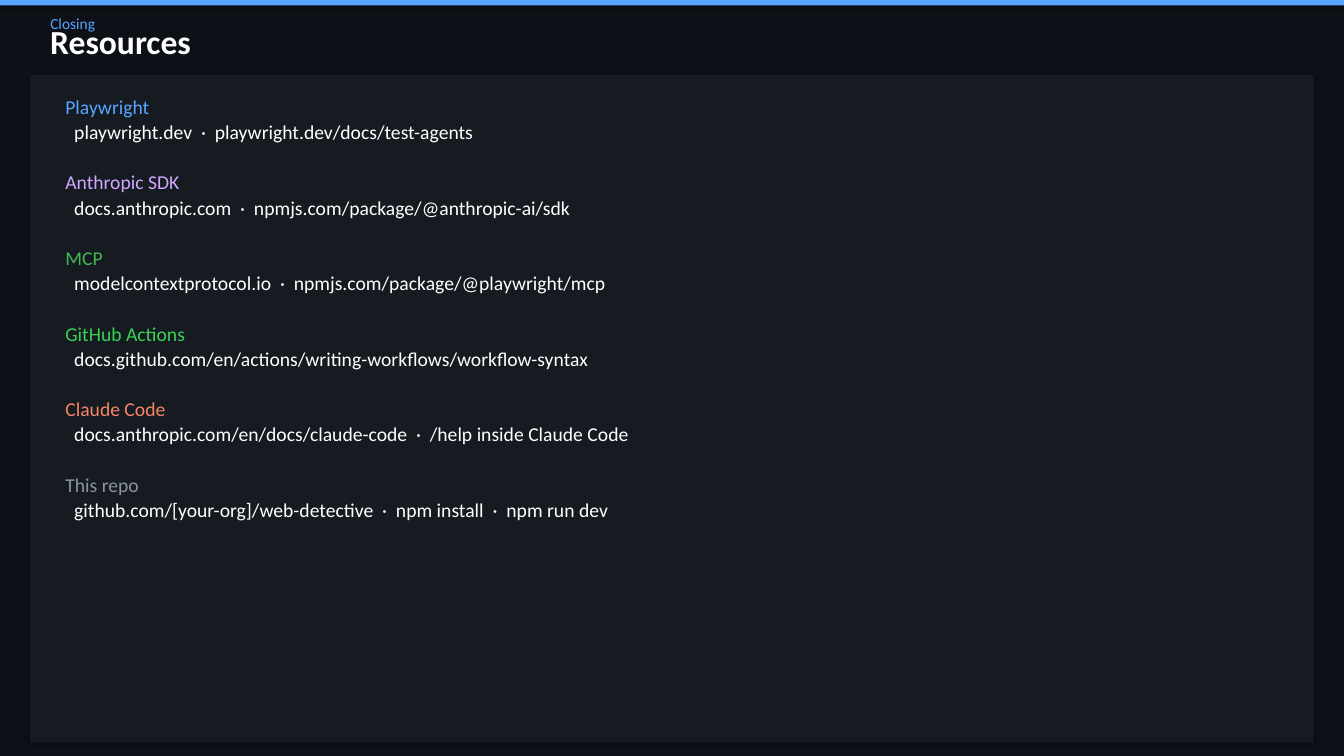
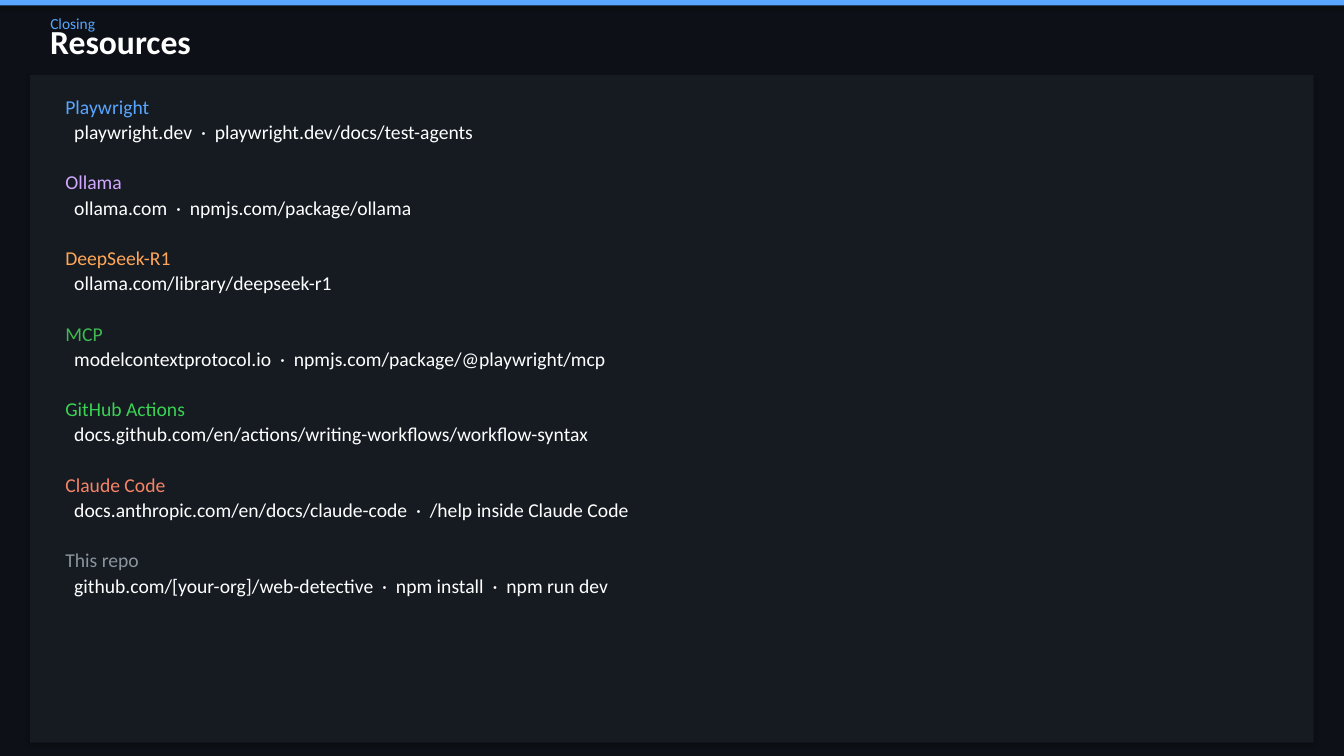
Before and after one commit to QA-Olympians-Academy/web-detective, a slide deck: slide 81 of web-detective-workshop.pptx. Drawn at 1344x756 pixels with LibreOffice and Linux fonts; fonts in the diff are those of the drawing. Boxes give left, top, right and bottom in pixels: in the first picture for what was removed or moved away, otherwise in the second. Text is boxed around its words. In the diff, an @@ line names an element or a change of style, - is before the commit and + after.

Commit message:
replace anthropic with ollama

```diff
--- a/web-detective-workshop.pptx
+++ b/web-detective-workshop.pptx
@@ text at [65, 175, 411, 293]: text changed @@
-Anthropic SDK
-docs.anthropic.com · npmjs.com/package/@anthropic-ai/sdk
+Ollama
+ollama.com · npmjs.com/package/ollama
+DeepSeek-R1
+ollama.com/library/deepseek-r1
```
Also in this commit, not shown: 15 other slides changed, 1 slide added, 1 slide removed, 20 other files.
